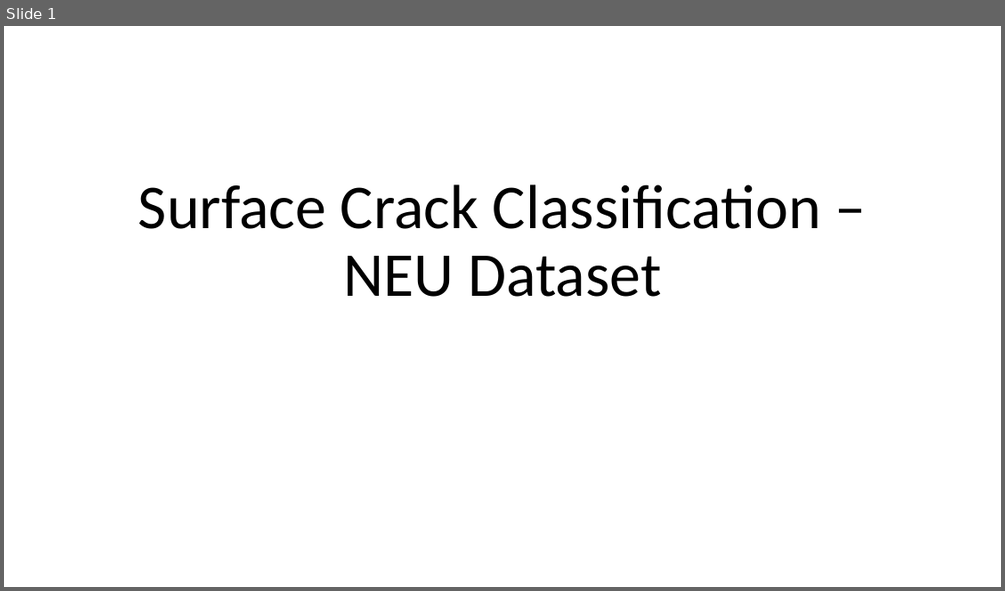
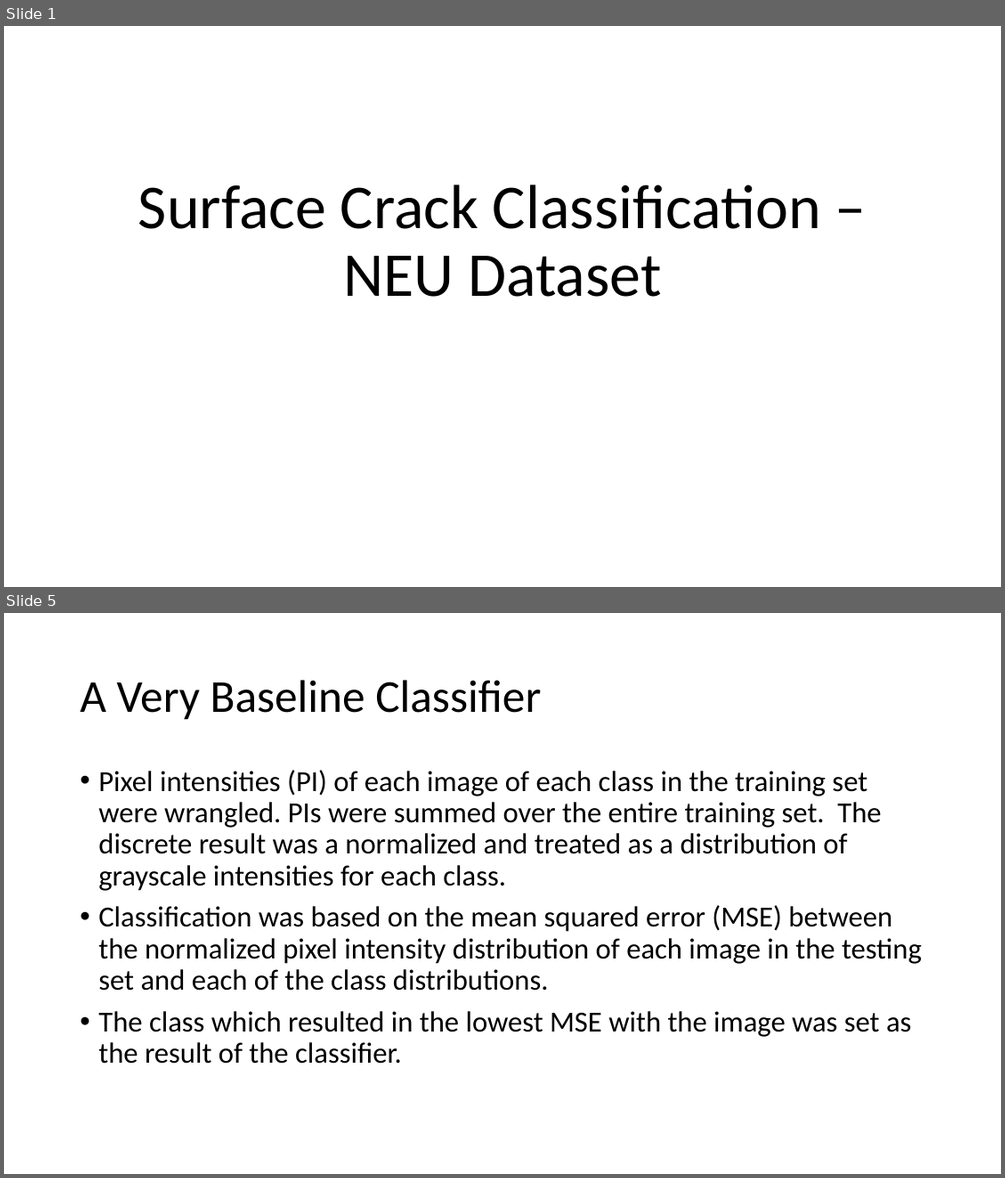
Before and after one commit to M-Matrona/IBM-Machine-Learning-Course, a slide deck: Course_5_Deep_Learning/Surface Crack Classification Project Overview.pptx. Shown one above the other, each under a label of ours: slide 1 before the commit, slides 1 and 5 after it; the slides between them are not shown. The pictures are 1005x591 and 1005x1178 pixels, drawn with LibreOffice and Linux fonts; fonts in the diff are those of the drawing. Boxes give left, top, right and bottom in pixels: in the first picture for what was removed or moved away, otherwise in the second. Text is boxed around its words. In the diff, an @@ line names an element or a change of style, - is before the commit and + after.

```diff
--- a/Course_5_Deep_Learning/Surface Crack Classification Project Overview.pptx
+++ b/Course_5_Deep_Learning/Surface Crack Classification Project Overview.pptx
@@ slide 5 added at (4, 613, 1001, 1174), background #FFFFFF @@
@@ title added at (80, 680, 541, 720), 44 pt, text #000000 @@
+A Very Baseline Classifier
@@ text added at (98, 770, 922, 1063), 28 pt, text #000000 @@
+• Pixel intensities (PI) of each image of each class in the training set were wrangled. PIs were summed over the entire training set. The discrete result was a normalized and treated as a distribution of grayscale intensities for each class.
+• Classification was based on the mean squared error (MSE) between the normalized pixel intensity distribution of each image in the testing set and each of the class distributions.
+• The class which resulted in the lowest MSE with the image was set as the result of the classifier.
```
Also in this commit, not shown: 17 other slides added, 1 slide removed, 16 other files.
